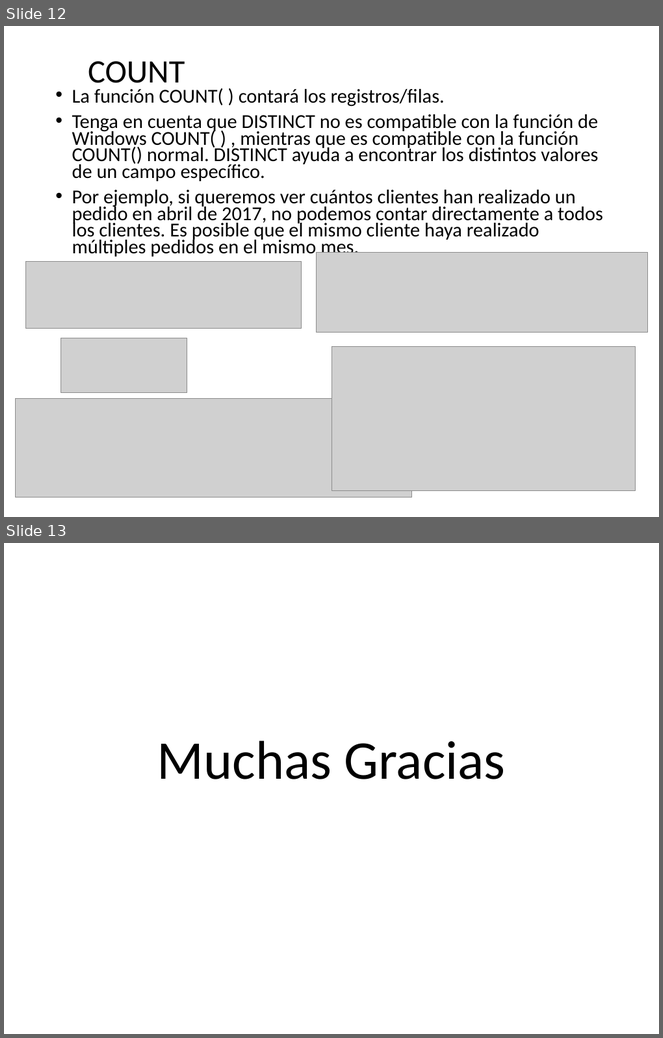
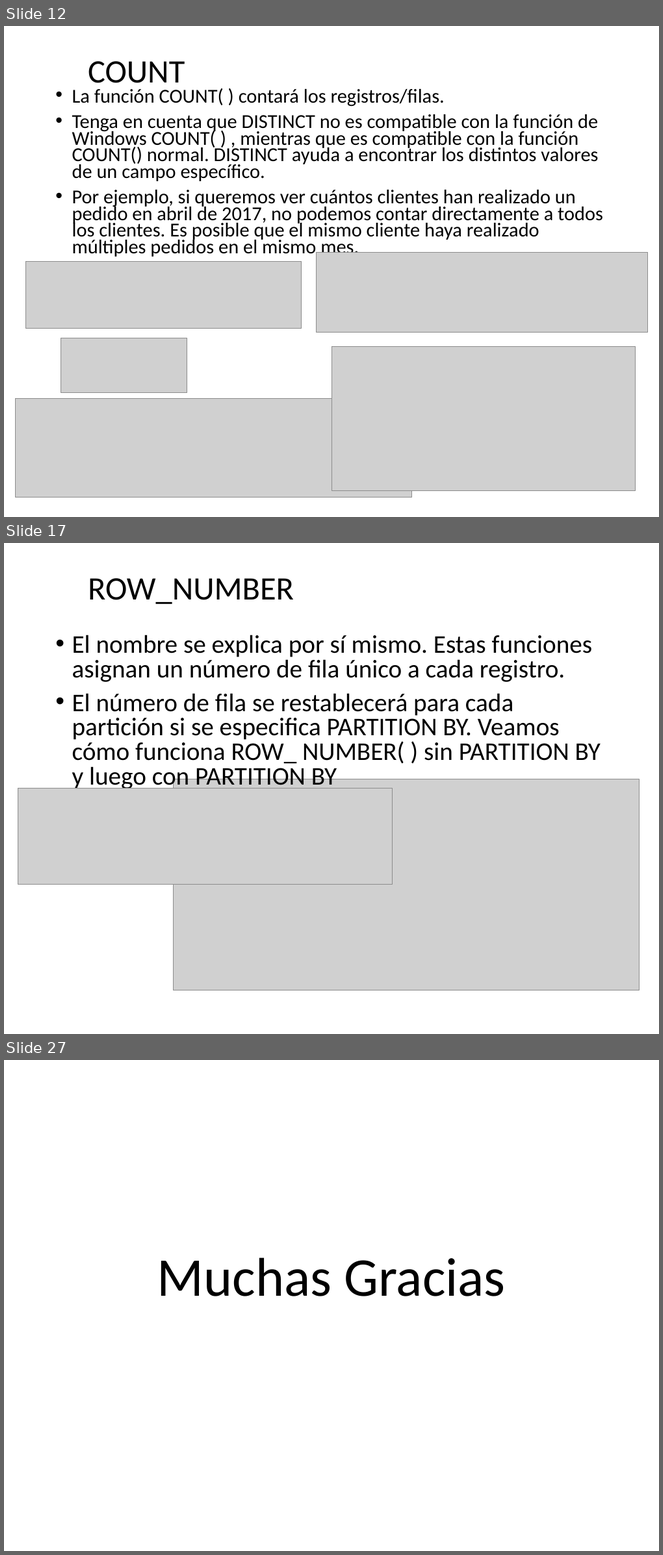
Before and after one commit to debsdaniel/expertodba2021, a slide deck: Presentaciones/Semana 8 - Windows Function.pptx. Shown one above the other, each under a label of ours: slides 12 and 13 before the commit, slides 12, 17 and 27 after it; the slides between them are not shown. The pictures are 663x1038 and 663x1555 pixels, drawn with LibreOffice and Linux fonts; fonts in the diff are those of the drawing; grey boxes stand for pictures; background and template pictures are left out. Boxes give left, top, right and bottom in pixels: in the first picture for what was removed or moved away, otherwise in the second. Text is boxed around its words. In the diff, an @@ line names an element or a change of style, - is before the commit and + after.

```diff
--- a/Presentaciones/Semana 8 - Windows Function.pptx
+++ b/Presentaciones/Semana 8 - Windows Function.pptx
@@ slide 17 added at bbox=[4, 543, 659, 1034], background picture (left out) @@
@@ title added at bbox=[88, 578, 294, 604], 36 pt, text #000000 @@
+ROW_NUMBER
@@ text added at bbox=[72, 635, 601, 791], 28 pt, text #000000 @@
+• El nombre se explica por sí mismo. Estas funciones asignan un número de fila único a cada registro.
+• El número de fila se restablecerá para cada partición si se especifica PARTITION BY. Veamos cómo funciona ROW_ NUMBER( ) sin PARTITION BY y luego con PARTITION BY
@@ picture added at bbox=[18, 789, 393, 885] @@
@@ picture added at bbox=[173, 780, 639, 990] @@
@@ what was slide 13 is now slide 27 @@
```
Also in this commit, not shown: 13 other slides added.
